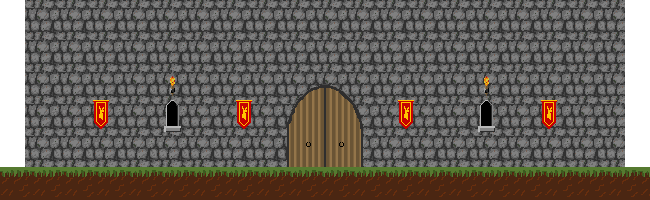
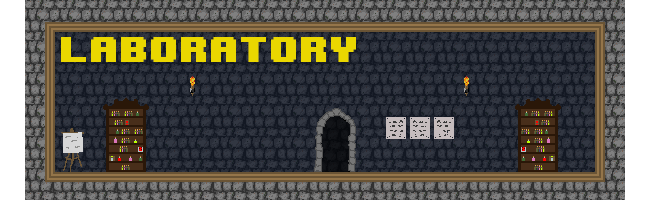
Layered file, before and after one edit (650 × 200). Changes by layer:
showed group "All Rooms" (10 layers) over [left=190, top=74, right=469, bottom=172]
added group "Laboratory" (1st of 2) with 9 layers above "Murder Holes" over [left=61, top=37, right=561, bottom=172]
showed "Laboratory" (2nd of 2, in "Laboratory"), moved it into group "Laboratory" over [left=61, top=37, right=356, bottom=62]
added layer "wallscroll copy 3" in group "Laboratory" over [left=386, top=117, right=450, bottom=139]
added layer "wallscroll copy 2" in group "Laboratory" over [left=410, top=117, right=430, bottom=139]
added layer "wallscroll copy" in group "Laboratory" over [left=434, top=117, right=454, bottom=139]
added layer "bottles copy" in group "Laboratory" over [left=109, top=107, right=538, bottom=170]
added layer "bottles" in group "Laboratory" over [left=521, top=108, right=555, bottom=170]
added layer "Bookcase left copy 2" in group "Laboratory" over [left=103, top=98, right=149, bottom=172]
added layer "Bookcase left copy" in group "Laboratory" over [left=515, top=98, right=561, bottom=172]
added layer "Layer 3" in group "Laboratory" over [left=61, top=128, right=84, bottom=172]
showed "wood walls" over [left=45, top=22, right=605, bottom=182]
showed "Layer 1" over [left=45, top=22, right=605, bottom=182]
showed "room outline" over [left=45, top=22, right=605, bottom=182]
hid group "entrance assets" (17 layers) over [left=0, top=74, right=650, bottom=200]
